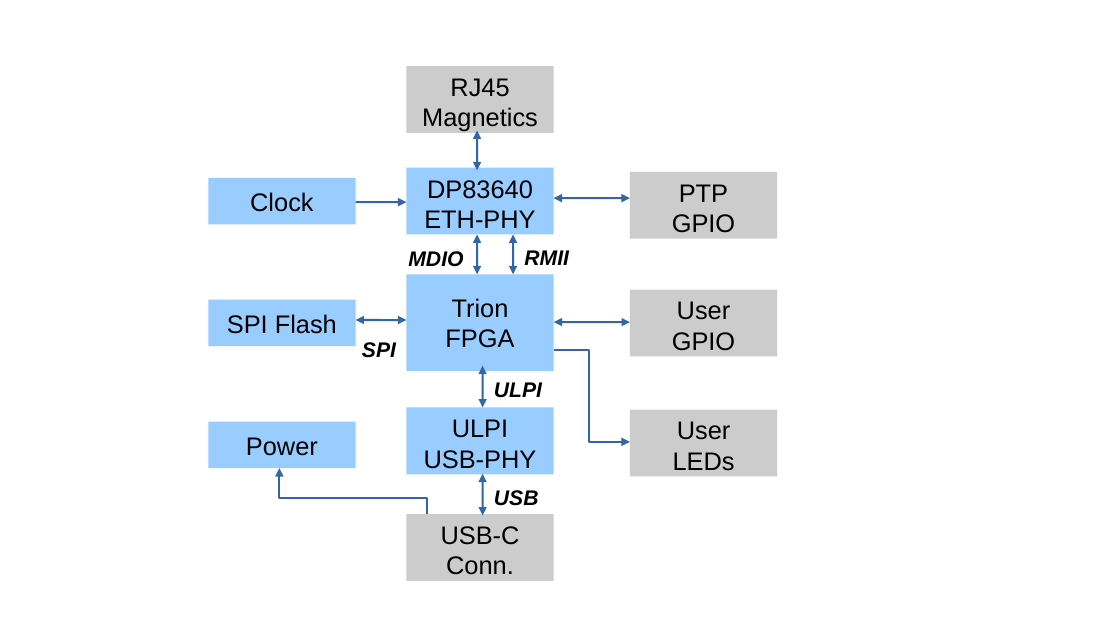
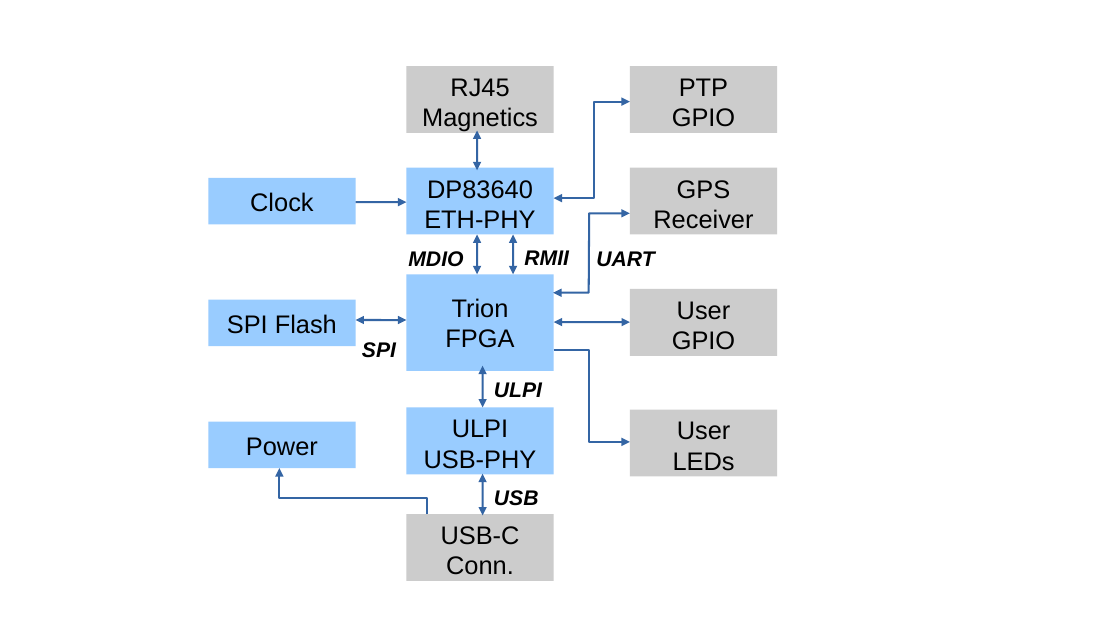
Before and after one commit to till-s/trion-lqfp144-test, a slide deck: slide 1 of block_diag.odp. Drawn at 1120x630 pixels with LibreOffice and Linux fonts; fonts in the diff are those of the drawing. Boxes give left, top, right and bottom in pixels: in the first picture for what was removed or moved away, otherwise in the second. Text is boxed around its words. In the diff, an @@ line names an element or a change of style, - is before the commit and + after.

Commit message:
block_diag: updated; added GPS receiver

```diff
--- a/block_diag.odp
+++ b/block_diag.odp
@@ rectangle "PTP GPIO" moved from (x1=630, y1=172, x2=777, y2=239) to (x1=630, y1=66, x2=777, y2=133) @@
@@ freeform shape added at (x1=554, y1=102, x2=630, y2=198), outline #3465A4 1.45 pt @@
@@ rectangle added at (x1=630, y1=168, x2=777, y2=235), fill #CCCCCC, 18 pt, text #000000 @@
+GPS
+Receiver
@@ double arrow removed from (554, 198) to (630, 198) @@
@@ freeform shape added at (x1=553, y1=213, x2=630, y2=293), outline #3465A4 1.45 pt @@
@@ text added at (x1=596, y1=251, x2=654, y2=267), 15 pt, text #000000, bold, italic @@
+UART
```
Also in this commit, not shown: 1 other file.
